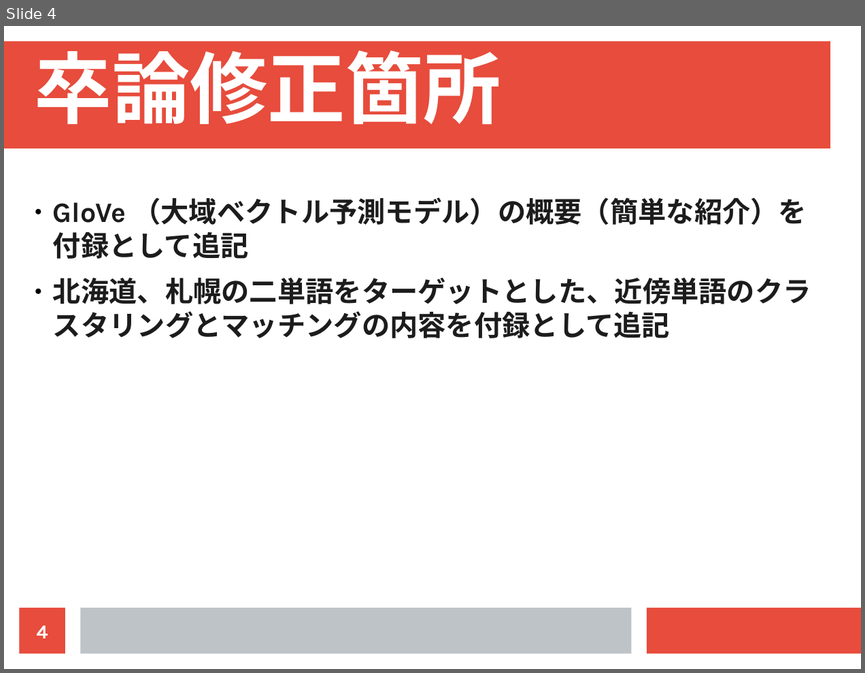
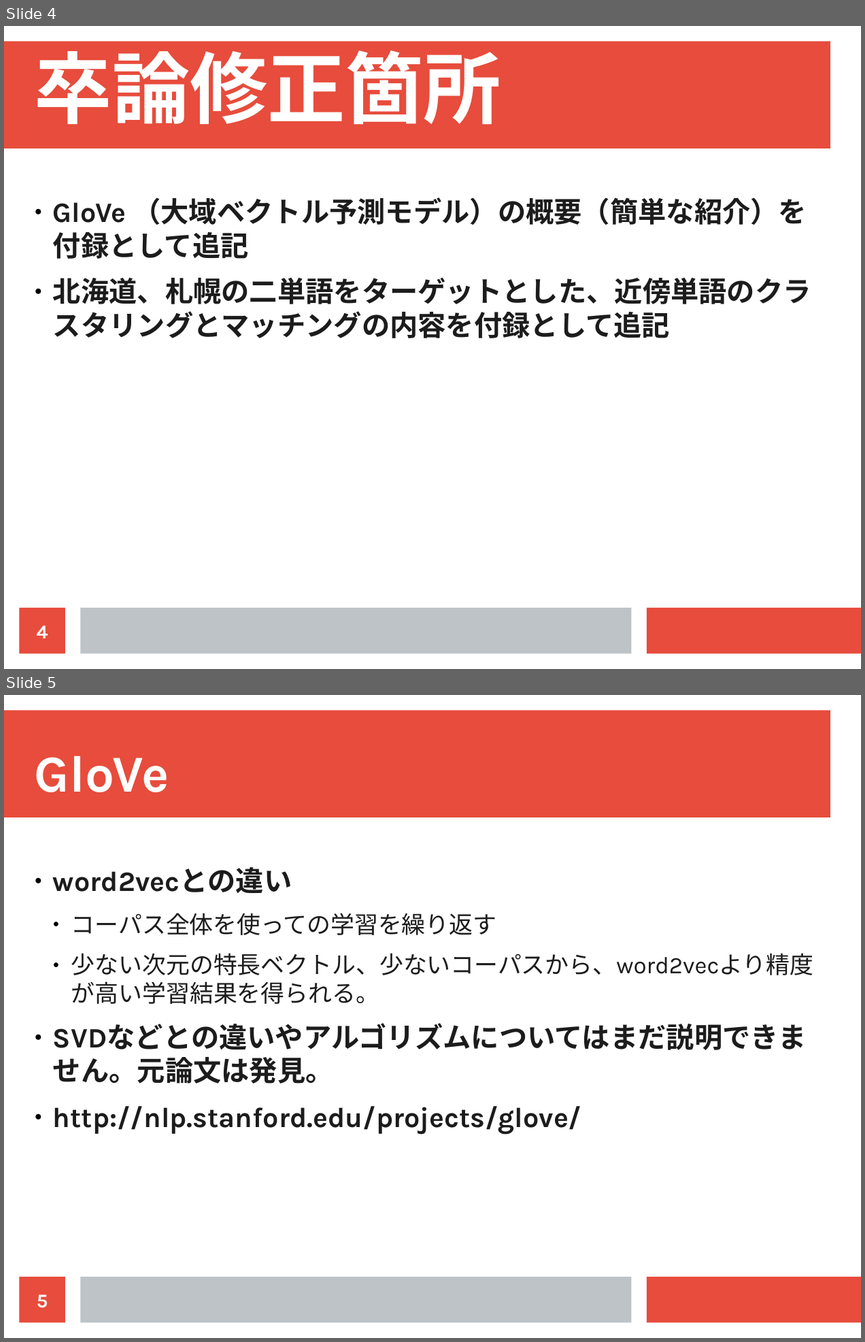
Before and after one commit to chocolaolantan/thesis, a slide deck: note/slide/卒業論文 その後.odp. Shown one above the other, each under a label of ours: slide 4 before the commit, slides 4 and 5 after it. The pictures are 865x673 and 865x1342 pixels, drawn with LibreOffice and Linux fonts; fonts in the diff are those of the drawing. Boxes give left, top, right and bottom in pixels: in the first picture for what was removed or moved away, otherwise in the second. Text is boxed around its words. In the diff, an @@ line names an element or a change of style, - is before the commit and + after.

```diff
--- a/note/slide/卒業論文 その後.odp
+++ b/note/slide/卒業論文 その後.odp
@@ slide 5 added at [4, 695, 861, 1338], background #FFFFFF; not listed: 3 template elements that a slide beside it also shows @@
@@ title added at [35, 756, 169, 792], 48 pt, text #FFFFFF, bold @@
+GloVe
@@ text added at [53, 867, 813, 1134], 26 pt, text #1C1C1C, bold @@
+● word2vecとの違い
+  ● コーパス全体を使っての学習を繰り返す
+  ● 少ない次元の特長ベクトル、少ないコーパスから、word2vecより精度が高い学習結果を得られる。
+● SVDなどとの違いやアルゴリズムについてはまだ説明できません。元論文は発見。
+● http://nlp.stanford.edu/projects/glove/
@@ page number added at [20, 1276, 65, 1323], fill #E74C3C, 18 pt, text #FFFFFF, bold @@
+5
```
Also in this commit, not shown: 8 other files.
